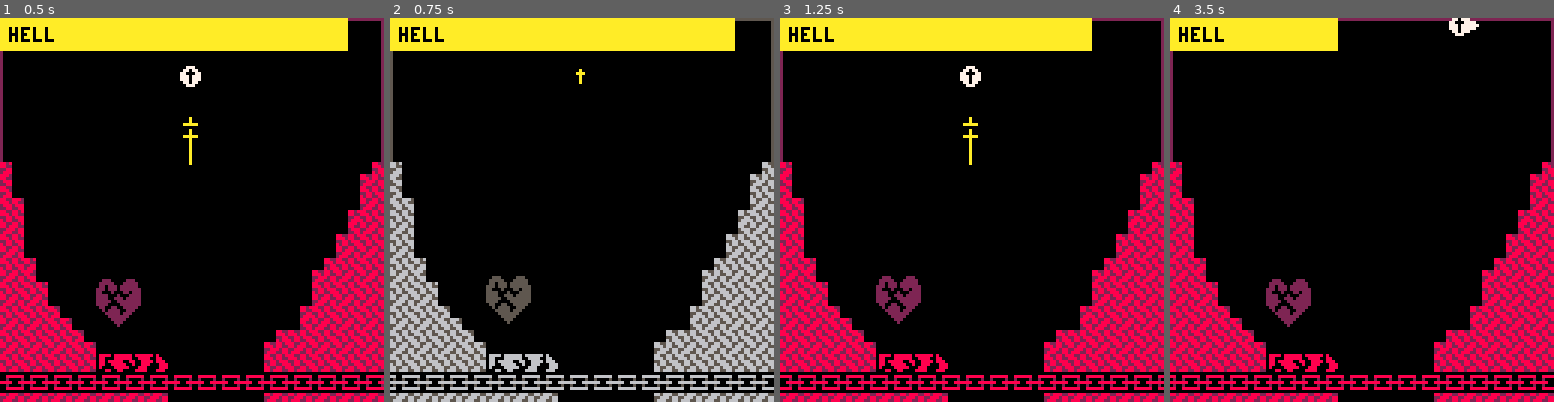
Above: before the commit, frames 1-4 (left to right).
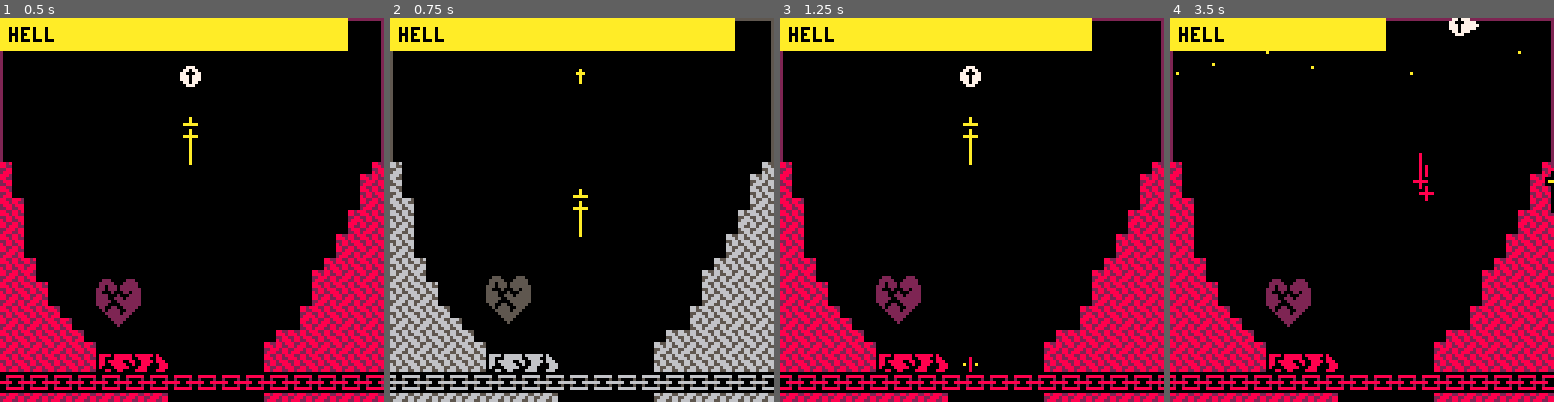
Above: after the commit, the same moments.

Repository: alxgnon/pico-8
Game: PICO-8 cartridge hell.p8
Same seed, same stepped clock (60 frames per second), same inputs: the game is played once before the commit and once after it.
Inputs:
- Up to frame 1 (0.5 s): tap X (X key) at 0.33 s
- Up to frame 2 (0.75 s): tap O (Z key) at 0.7 s
- Up to frame 3 (1.25 s): tap X (X key) at 1.07 s
- Up to frame 4 (3.5 s): hold Right 1.6-2.1 s; tap O (Z key) every 0.4 s from 1.7 to 3.3 s; tap X (X key) at 1.85, 2.97 s; hold Up 2.15-2.42 s; hold Right 2.47-3.03 s; hold Left from 3.08 s (still down)

Frame 1 is identical in both runs. In frame 2, 0.1% of the frame differs, in the area x 47-52%, y 44-58%; in frame 3, less than 0.1%; in frame 4, 1.4%, in the area x 1-100%, y 0-51%.

Commit message:
hell: get power from fairies and kills

Diff:
--- a/hell.p8
+++ b/hell.p8
@@ -79,12 +79,17 @@
 end
 
 function draw_jesus(a)
+	if a.powerup then
+		a.powerup = false
+		pal(7, 10)
+	end
 	a.aura:draw()
 	if a.four then
 		spr(018,a.x,a.y)
 	else
-	spr(a.f,a.x,a.y)
-	end
+		spr(a.f,a.x,a.y)
+	end
+	palette()
 end
 
 
@@ -151,6 +156,10 @@
 				if b.hp <= 0 then
 					sfx(4)
 					del(gamestate.totems,b)
+
+					add(gamestate.beams,beam(a.x))
+					gamestate.jc.power += 66
+
 					if b.f == gfx.heart then
 						local x, y = a.x, a.y
 						add(gamestate.balls,_ball(x-4,y+2))
@@ -346,6 +355,9 @@
 
 	lvl.totems = {}
 	lvl.rings = {}
+
+	lvl.fairies = {}
+	lvl.beams = {}
 
 	for i=0,15 do
 		for j=0,15 do
@@ -409,6 +421,15 @@
 			a.y += sin(a.ng)
 		end
 
+		generate_fairies()
+		for a in all(lvl.fairies) do
+			a:move()
+		end
+
+		for a in all(lvl.beams) do
+			a:move()
+		end
+
 		self.jc:move()
 		if self.chain then
 			self.chain:move()
@@ -423,9 +444,18 @@
 		if self.jc.power > 0 then
 			rectfill(0,0,self.jc.power,10,10)
 		end
+
+		for a in all(lvl.beams) do
+			a:draw()
+		end
+
 		print(romanize(lvl.n+1),3,3,0)
 		self.jc:draw()
 		map(self.x,self.y,0,0,16,16,1)
+		for a in all(lvl.fairies) do
+			a:draw()
+		end
+
 		for i=#self.blades,1,-1 do
 			self.blades[i]:draw()
 		end
@@ -480,7 +510,6 @@
 
 	if not a.four and btn"4" then
 		a.four = 6
-		gamestate.blades = {}
 	end
 
 	local speed = 1
@@ -577,6 +606,58 @@
 function _draw()
 	draw_rumble()
 	gamestate:draw()
+end
+-->8
+function generate_fairies()
+	if flr(rnd(8)) == 0 then
+		add(gamestate.fairies,fairy())
+	end
+end
+
+function fairy()
+	return
+	{ x = 1+flr(rnd(126))
+	, y = 0
+	, move = move_fairy
+	, draw = draw_fairy
+	}
+end
+
+function move_fairy(a)
+	a.y += 0.25
+	local jc = gamestate.jc
+	if a.x >= jc.x and
+			a.x < jc.x+7 and
+			a.y >= jc.y and
+			a.y < jc.y+7 then
+		jc.power += 4
+		jc.powerup = true
+		del(gamestate.fairies, a)
+	end
+end
+
+function draw_fairy(a)
+	pset(a.x,a.y,10)
+end
+
+function beam(x)
+	return
+	{ x = x + 6
+	, hw = 7
+	, move = move_beam
+	, draw = draw_beam
+	}
+end
+
+function move_beam(a)
+	a.hw -= 1
+	if a.hw <= 0 then
+		del(gamestate.beams, a)
+	end
+end
+
+function draw_beam(a)
+	rectfill(a.x-a.hw,0,a.x+a.hw,127,10)
 end
 __gfx__
 00000000cc777ccccc777ccccccccccccccccccccccccccccc000cccccc000ccc000cccccc000cccccc000ccc000cccccc222ccccc222ccc0000000000000000
